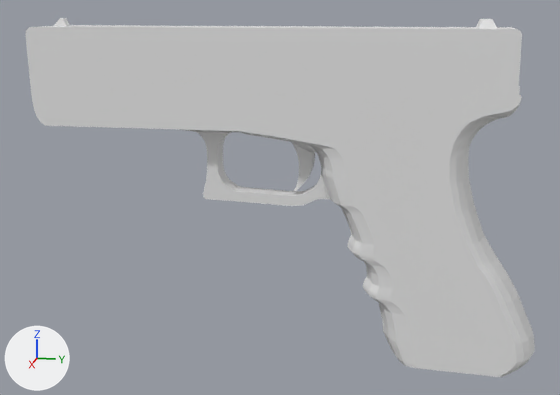
The Blender file glock.blend: old version first, new version second.
Before and after are seen from a 50 mm camera at (0.392, 0.086, 0.037) aimed at (0.001, 0.007, -0.061). The lights are fixed; the arrows at lower left show +X, +Y and +Z.

Names of what the first picture shows: 'Body'.
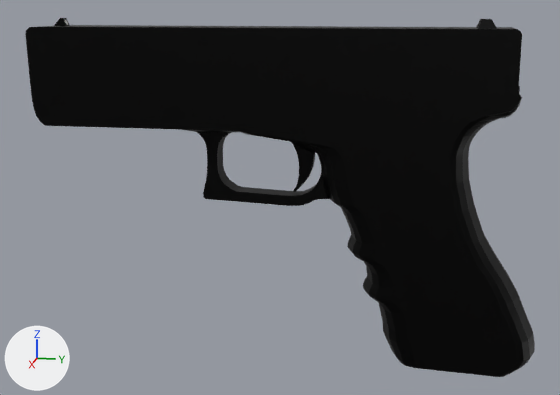
Commit message: Added sight dots to the model

The change in detail:
Material 'BackSightDot' (mat_backsightdot) is new.
Its base color is (0.8, 0.8, 0.8) (white #e7e7e7).
Material 'FrontSightDot' (mat_frontsightdot) is new.
Its base color is (0.8, 0.8, 0.8) (white #e7e7e7).
Material 'GunColor' (mat_guncolor) is new.
Its base color is (0.0111, 0.0111, 0.0111) (black #1b1b1b).
Its metallic is 1.0.
me_cube_001 is used by ob_body; location (0.0, 0.0, 0.0); scale (1.7, 0.988, 0.205).
me_cube_001 had 1006 vertices, 968 faces and spanned x -0.01..0.01, y -0.126..0.144, z -0.709..0.153.
me_cube_001 now has 1048 vertices, 974 faces and spans x -0.01..0.01, y -0.126..0.144, z -0.709..0.153.
Part 1, on me_cube_001:
3 faces are deleted.
8 vertices move from x -0.008..0.008, y 0.105..0.114, z 0.132..0.153 to x -0.006..0.006, y 0.105..0.114, z 0.132..0.153.
42 vertices are added at x -0.004..0.004, y -0.11..0.113, z 0.136..0.149.
2 new faces join them, mat_backsightdot (white #e7e7e7).
1 new face joins them, mat_frontsightdot (white #e7e7e7).
6 new faces join them, mat_guncolor (black #1b1b1b).
me_cube_001 part 2: 965 faces spanning x -0.01..0.01, y -0.126..0.144, z -0.709..0.153 switch from no material to mat_guncolor (black #1b1b1b).
me_cube_001 now uses material mat_frontsightdot (white #e7e7e7).
me_cube_001 now uses material mat_backsightdot (white #e7e7e7).

Changed parts and their boxes (x1, y1, x2, y2) in the pictures (560 x 395 px):
part 1 of me_cube_001, built on: (57, 18, 515, 29) in both
part 2 of me_cube_001, recoloured (white to black): (25, 18, 535, 377) in both
